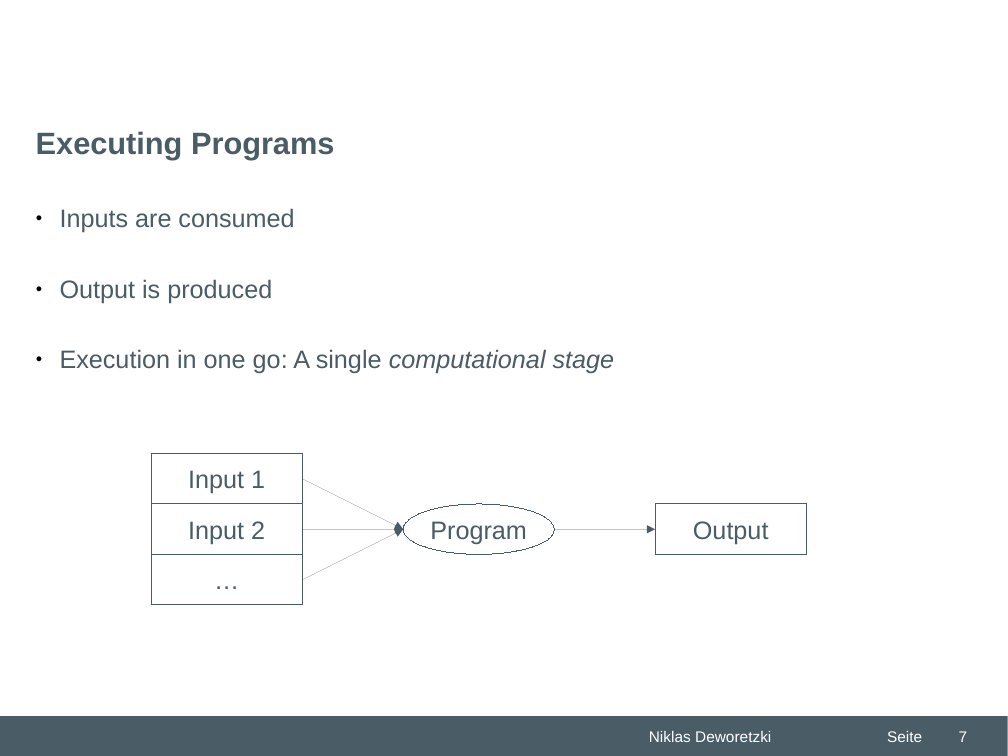
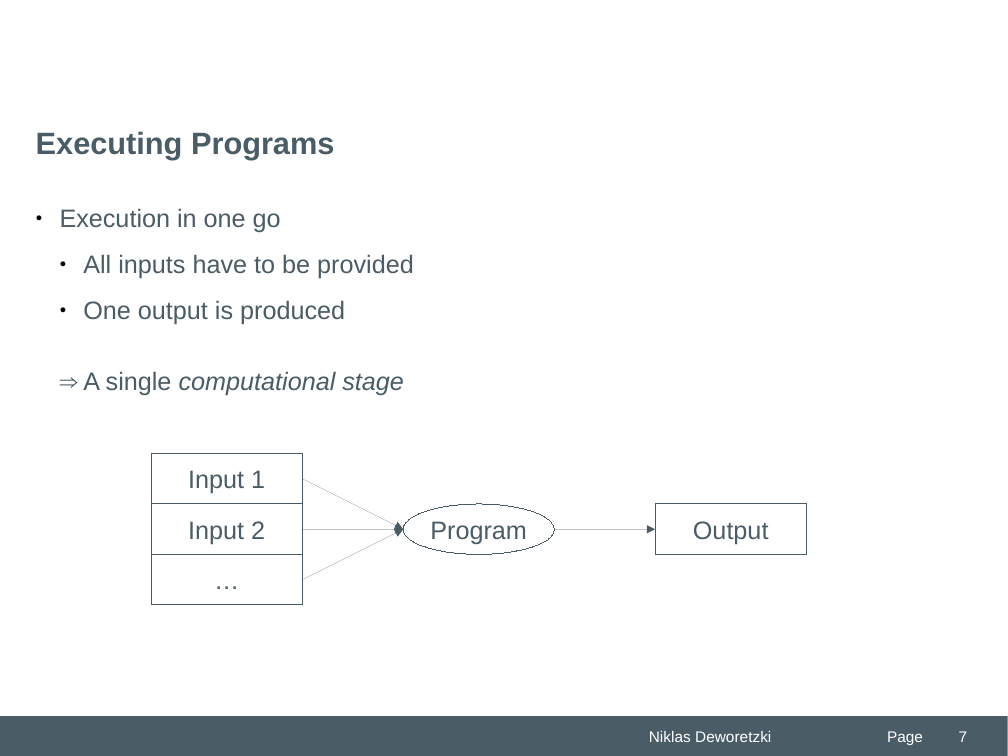
Before and after one commit to Niklas-Deworetzki/thm-masterseminar, a slide deck: slide 7 of paper/presentation/THM-Praesentation-FB06-MNI.odp. Drawn at 1008x756 pixels with LibreOffice and Linux fonts; fonts in the diff are those of the drawing; background and template pictures are left out. Boxes give left, top, right and bottom in pixels: in the first picture for what was removed or moved away, otherwise in the second. Text is boxed around its words. In the diff, an @@ line names an element or a change of style, - is before the commit and + after.

```diff
--- a/paper/presentation/THM-Praesentation-FB06-MNI.odp
+++ b/paper/presentation/THM-Praesentation-FB06-MNI.odp
@@ text at box(60, 208, 414, 396): text changed @@
-● Inputs are consumed
-● Output is produced
-● Execution in one go: A single computational stage
+● Execution in one go
+  ● All inputs have to be provided
+  ● One output is produced
+⇒ A single computational stage
@@ text at box(887, 731, 923, 745): text changed @@
-Seite
+Page
```
Also in this commit, not shown: 20 other slides changed, 55 slides added, 30 slides removed.
